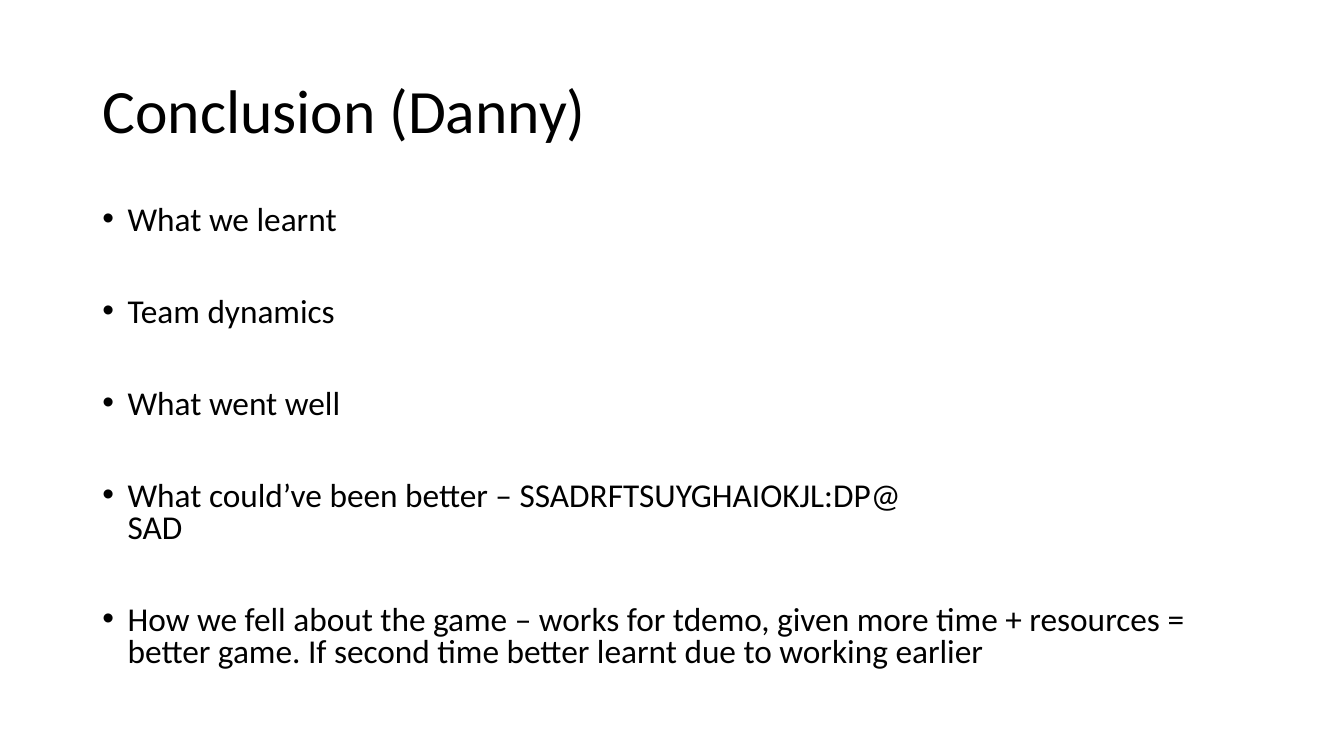
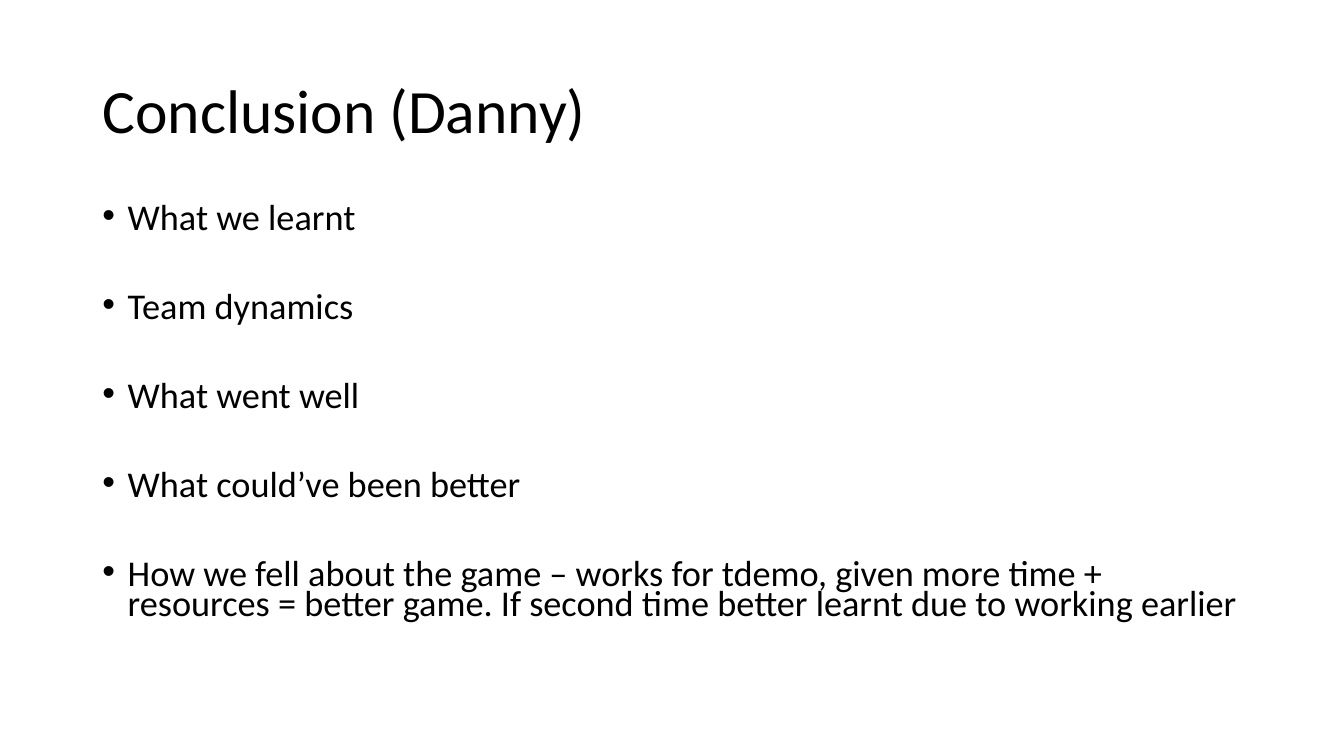
Before and after one commit to DannyStanley/TDEMO-, a slide deck: slide 12 of Video Presentation V2.pptx. Drawn at 1344x756 pixels with LibreOffice and Linux fonts; fonts in the diff are those of the drawing. Boxes give left, top, right and bottom in pixels: in the first picture for what was removed or moved away, otherwise in the second. Text is boxed around its words. In the diff, an @@ line names an element or a change of style, - is before the commit and + after.

Commit message:
Video Presentation V2
Changes to slide 12

```diff
--- a/Video Presentation V2.pptx
+++ b/Video Presentation V2.pptx
@@ text at (x1=128, y1=204, x2=1236, y2=623): size 23.8 to 25.9 pt in "What we learnt", "Team dynamics", "What went well", "How we fell about the game – ..."; line spacing 0.8 to 0.7 @@
@@ text at (x1=128, y1=471, x2=520, y2=498): text changed; size 23.8 to 25.9 pt @@
-• What could’ve been better – SSADRFTSUYGHAIOKJL:DP@
-  SAD
+• What could’ve been better
```
